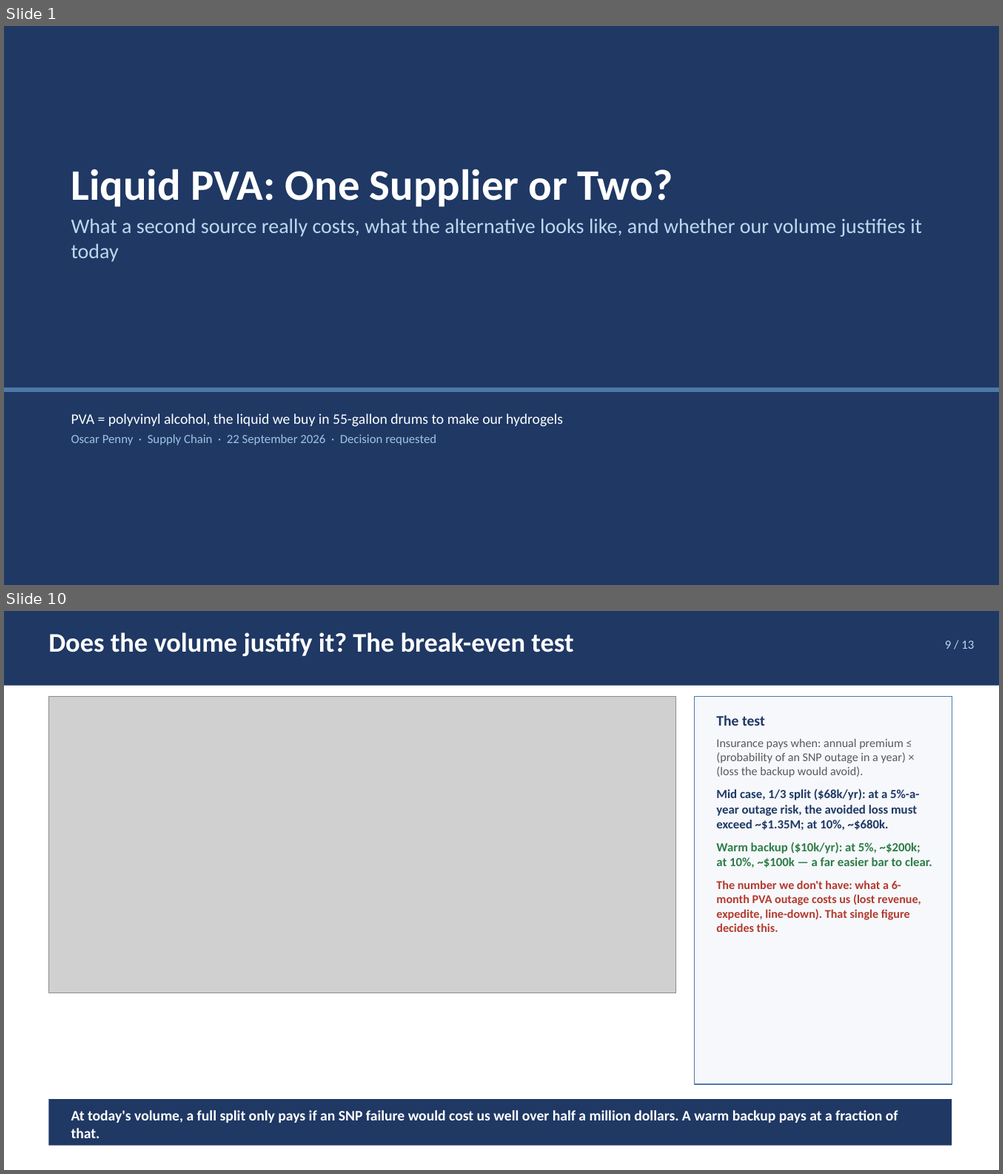
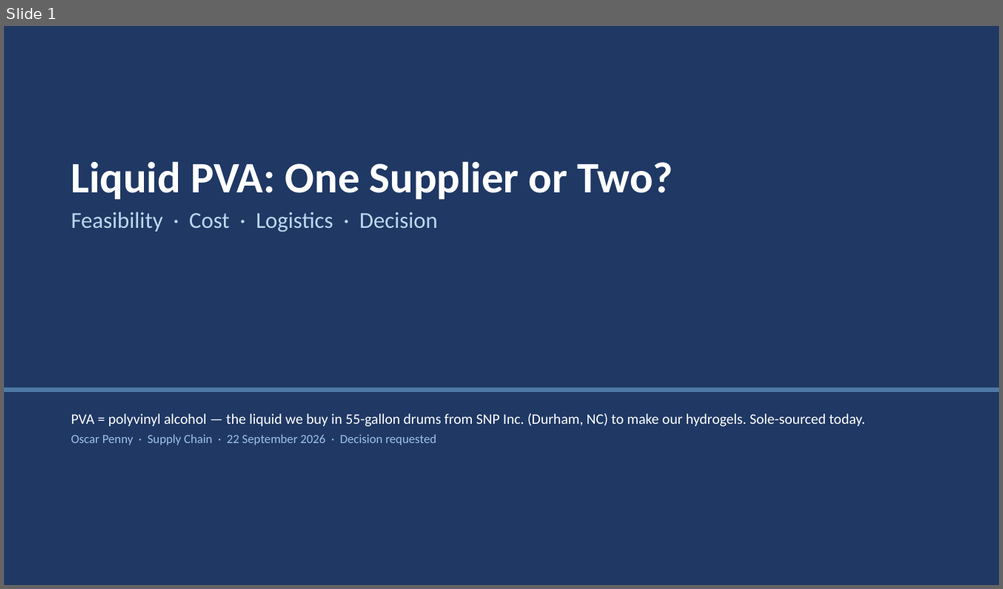
Before and after one commit to naviero1/Claude-Works, a slide deck: PVA second supplier initiative/PVA_Second_Supplier_Leadership_Deck.pptx. Shown one above the other, each under a label of ours: slides 1 and 10 before the commit, slide 1 after it; the slides between them are not shown. The pictures are 1003x1174 and 1003x589 pixels, drawn with LibreOffice and Linux fonts; fonts in the diff are those of the drawing; grey boxes stand for pictures. Boxes give left, top, right and bottom in pixels: in the first picture for what was removed or moved away, otherwise in the second. Text is boxed around its words. In the diff, an @@ line names an element or a change of style, - is before the commit and + after.

```diff
--- a/PVA second supplier initiative/PVA_Second_Supplier_Leadership_Deck.pptx
+++ b/PVA second supplier initiative/PVA_Second_Supplier_Leadership_Deck.pptx
@@ slide 10 removed at (x1=4, y1=611, x2=999, y2=1170), background #FFFFFF @@
@@ rectangle removed at (x1=4, y1=611, x2=999, y2=686) @@
@@ text removed at (x1=48, y1=632, x2=573, y2=656) @@
-Does the volume justify it? The break-even test
@@ text removed at (x1=945, y1=641, x2=973, y2=649) @@
-9 / 13
@@ picture removed at (x1=48, y1=697, x2=675, y2=993) @@
@@ rectangle removed at (x1=694, y1=697, x2=951, y2=1085) @@
@@ text removed at (x1=716, y1=715, x2=932, y2=932) @@
-The test
-Insurance pays when: annual premium ≤ (probability of an SNP outage in a year) × (loss the backup would avoid).
-Mid case, 1/3 split ($68k/yr): at a 5%-a-year outage risk, the avoided loss must exceed ~$1.35M; at 10%, ~$680k.
-Warm backup ($10k/yr): at 5%, ~$200k; at 10%, ~$100k — a far easier bar to clear.
-The number we don't have: what a 6-month PVA outage costs us (lost revenue, expedite, line-down). That single figure decides this.
@@ rectangle removed at (x1=48, y1=1099, x2=951, y2=1146) @@
@@ text removed at (x1=71, y1=1111, x2=898, y2=1139) @@
-At today's volume, a full split only pays if an SNP failure would cost us well over half a million dollars. A warm backup pays at a fraction of that.
@@ slide 1 changed as well @@
@@ text "Liquid PVA: One Supplier or ..." moved from (x1=71, y1=169, x2=922, y2=262) to (x1=71, y1=161, x2=674, y2=232) @@
@@ text at (x1=71, y1=212, x2=438, y2=232): text changed; size 20 to 22 pt @@
-What a second source really costs, what the alternative looks like, and whether our volume justifies it today
+Feasibility · Cost · Logistics · Decision
@@ text at (x1=71, y1=414, x2=865, y2=427): text changed @@
-PVA = polyvinyl alcohol, the liquid we buy in 55-gallon drums to make our hydrogels
+PVA = polyvinyl alcohol — the liquid we buy in 55-gallon drums from SNP Inc. (Durham, NC) to make our hydrogels. Sole-sourced today.
```
Also in this commit, not shown: 1 other slide changed, 7 slides added, 12 other slides removed, 6 other files.
